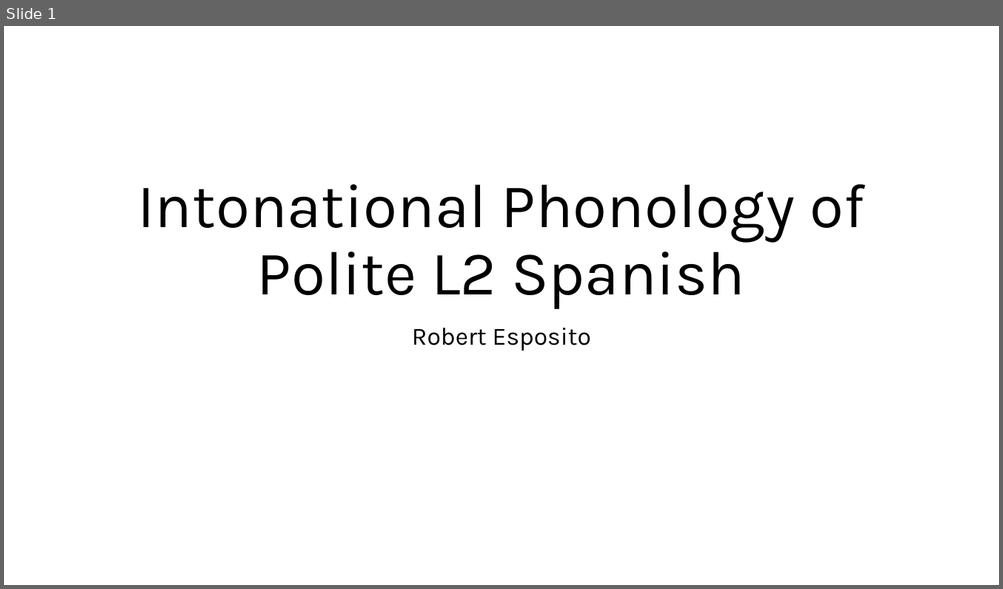
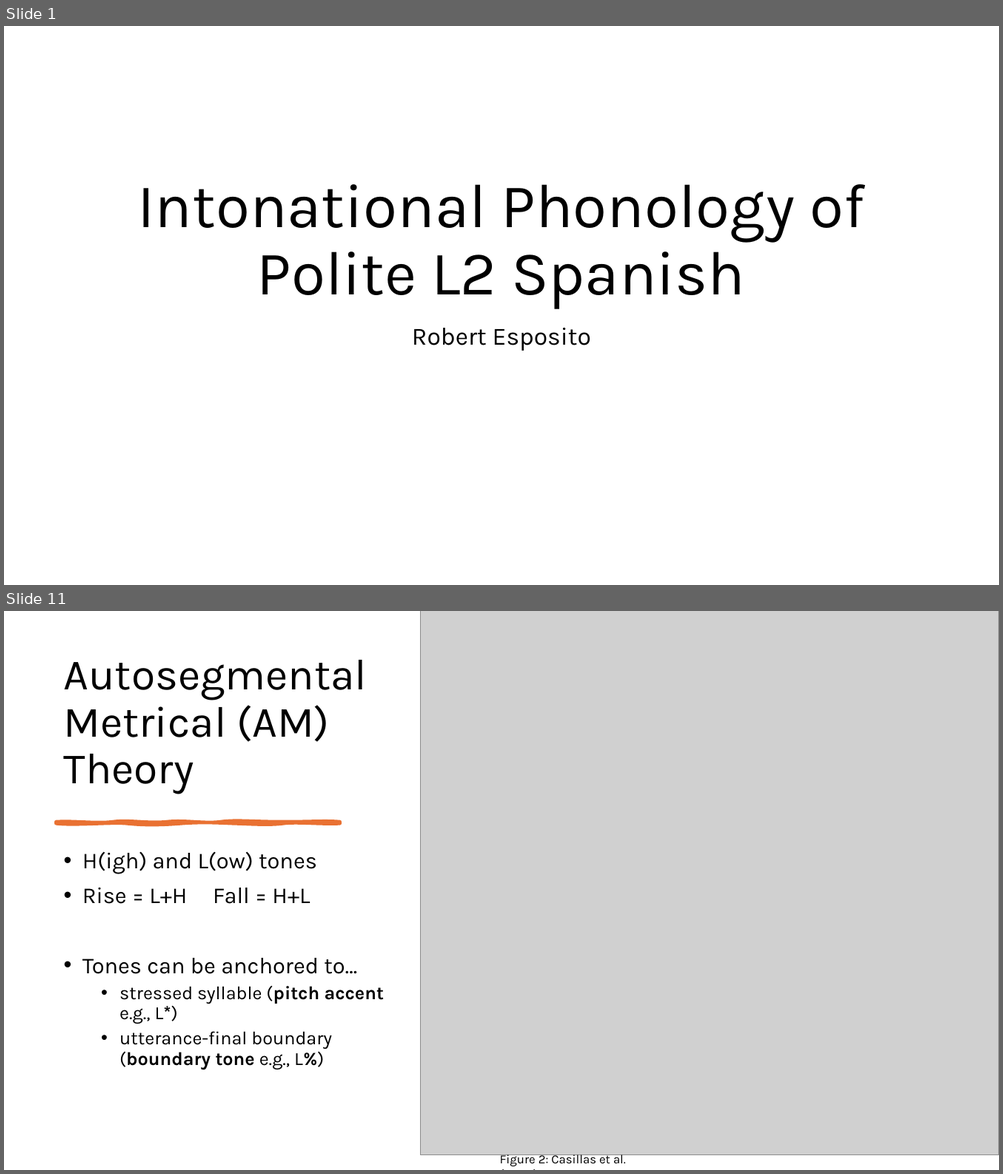
Before and after one commit to RobertEspo/polite_l2_spanish, a slide deck: slides/12_05_2024_sociolinguistics.pptx. Shown one above the other, each under a label of ours: slide 1 before the commit, slides 1 and 11 after it; the slides between them are not shown. The pictures are 1003x589 and 1003x1174 pixels, drawn with LibreOffice and Linux fonts; fonts in the diff are those of the drawing; grey boxes stand for pictures. Boxes give left, top, right and bottom in pixels: in the first picture for what was removed or moved away, otherwise in the second. Text is boxed around its words. In the diff, an @@ line names an element or a change of style, - is before the commit and + after.

```diff
--- a/slides/12_05_2024_sociolinguistics.pptx
+++ b/slides/12_05_2024_sociolinguistics.pptx
@@ slide 11 added at box(4, 611, 999, 1170), background #FFFFFF @@
@@ picture added at box(421, 611, 999, 1156) @@
@@ title added at box(64, 660, 367, 795), 42 pt, text #000000 @@
+Autosegmental Metrical (AM) Theory
@@ freeform shape added at box(57, 822, 340, 823), fill #E97132, outline #E97132 3.5 pt @@
@@ text added at box(82, 852, 384, 1070), 18 pt, text #000000 @@
+• H(igh) and L(ow) tones
+• Rise = L+H Fall = H+L
+• Tones can be anchored to…
+  • stressed syllable (pitch accent e.g., L*)
+  • utterance-final boundary (boundary tone e.g., L%)
@@ text added at box(500, 1153, 626, 1167), 12 pt, text #000000 @@
+Figure 2: Casillas et al. (2023)
```
Also in this commit, not shown: 1 slide changed, 33 other slides added, 10 slides removed, 56 other files.
